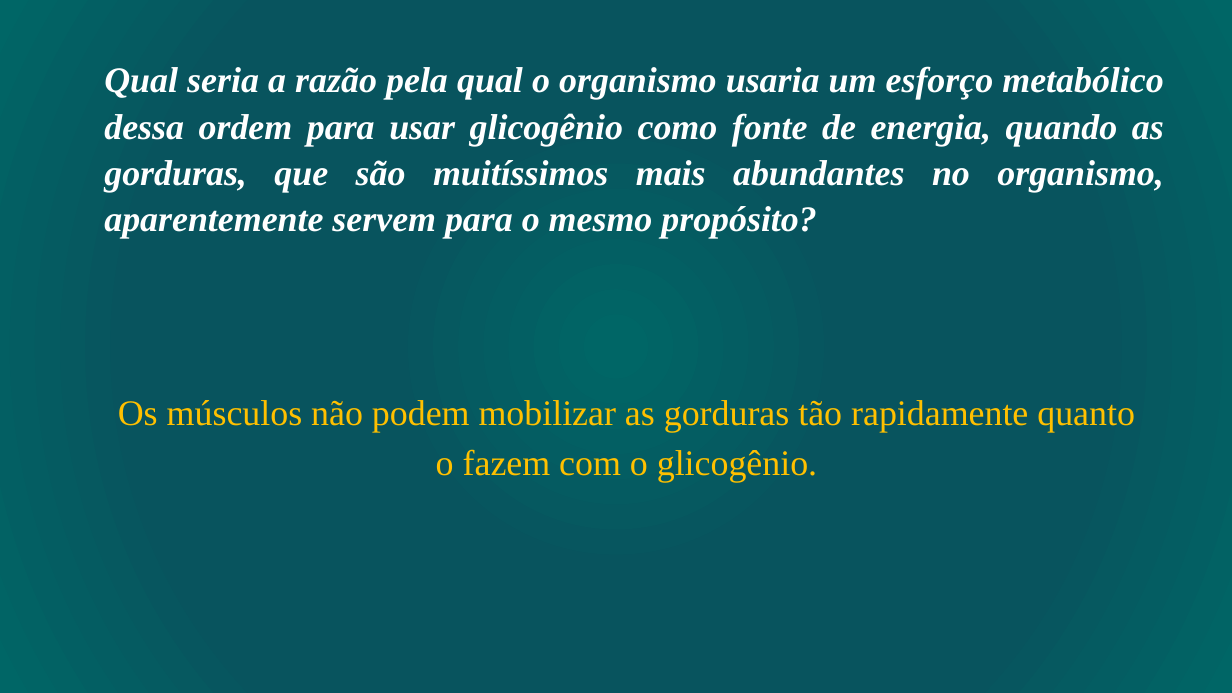
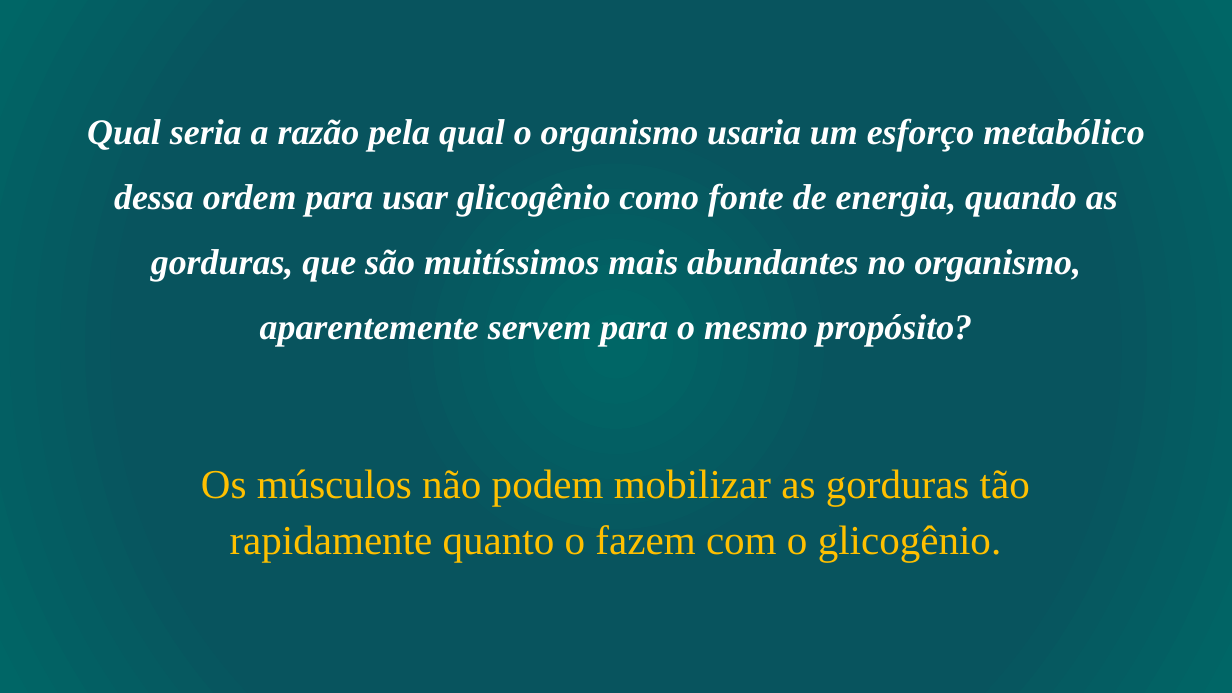
Before and after one commit to daniloasdotcom/Bioquimica-com-Danilo, a slide deck: slide 16 of assets/aulas/metabolismo_glicogenio.pptx (slide 13 before the commit). Drawn at 1232x693 pixels with LibreOffice and Linux fonts; fonts in the diff are those of the drawing. Boxes give left, top, right and bottom in pixels: in the first picture for what was removed or moved away, otherwise in the second. Text is boxed around its words. In the diff, an @@ line names an element or a change of style, - is before the commit and + after.

```diff
--- a/assets/aulas/metabolismo_glicogenio.pptx
+++ b/assets/aulas/metabolismo_glicogenio.pptx
@@ text "Qual seria a razão pela ...": place and size @@
-text "Qual seria a razão pela ..." at (104, 66, 1164, 238)
+text "Qual seria a razão pela ..." at (87, 118, 1144, 346)
@@ text "Qual seria a razão pela ..." at (87, 118, 1144, 346): alignment justified to centre; line spacing 1.07 to 1.5 @@
@@ text "Os músculos não podem mobilizar ...": place and size @@
-text "Os músculos não podem mobilizar ..." at (118, 400, 1135, 482)
+text "Os músculos não podem mobilizar ..." at (201, 469, 1030, 562)
@@ text "Os músculos não podem mobilizar ..." at (201, 469, 1030, 562): size 28 to 32 pt @@
```
Also in this commit, not shown: 4 other slides changed, 4 slides added, 1 other file.
